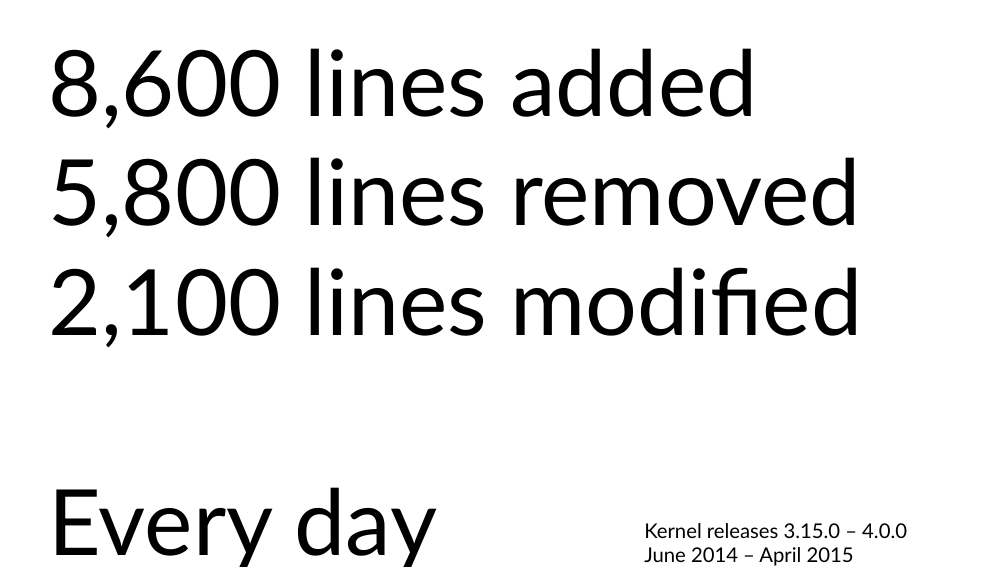
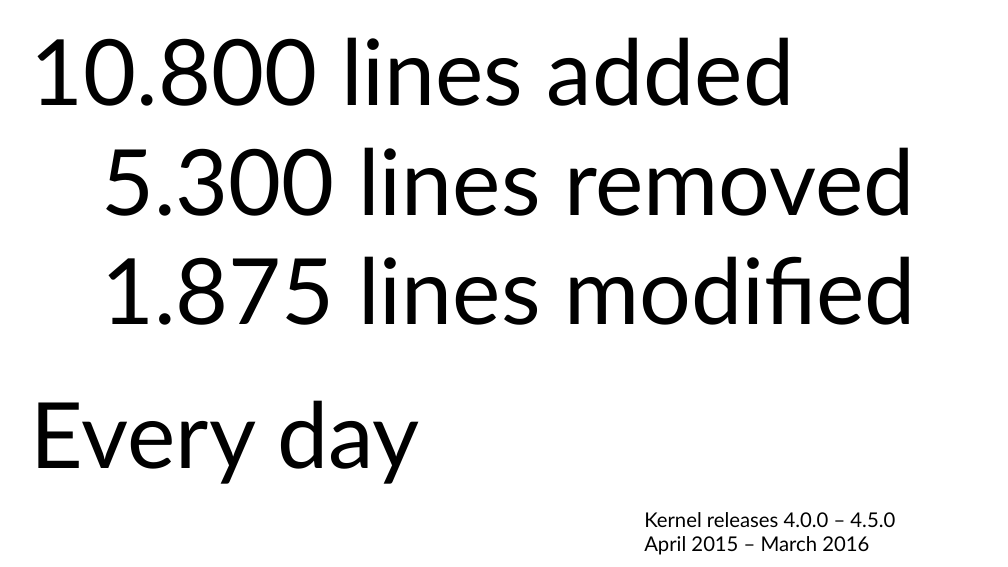
Before and after one commit to gregkh/kernel-development, a slide deck: slide 5 of kernel-development-16x9.odp. Drawn at 1008x567 pixels with LibreOffice and Linux fonts; fonts in the diff are those of the drawing. Boxes give left, top, right and bottom in pixels: in the first picture for what was removed or moved away, otherwise in the second. Text is boxed around its words. In the diff, an @@ line names an element or a change of style, - is before the commit and + after.

```diff
--- a/kernel-development-16x9.odp
+++ b/kernel-development-16x9.odp
@@ text "10.800 lines added": place and size @@
-text "10.800 lines added" at <box>48,48,862,567</box>
+text "10.800 lines added" at <box>31,37,916,484</box>
@@ text at <box>31,37,916,325</box>: text changed @@
-8,600 lines added
-5,800 lines removed
-2,100 lines modified
+10.800 lines added
+5.300 lines removed
+1.875 lines modified
@@ text at <box>644,512,895,555</box>: text changed @@
-Kernel releases 3.15.0 – 4.0.0
-June 2014 – April 2015
+Kernel releases 4.0.0 – 4.5.0
+April 2015 – March 2016
```
Also in this commit, not shown: 7 other slides changed, 1 other file.
